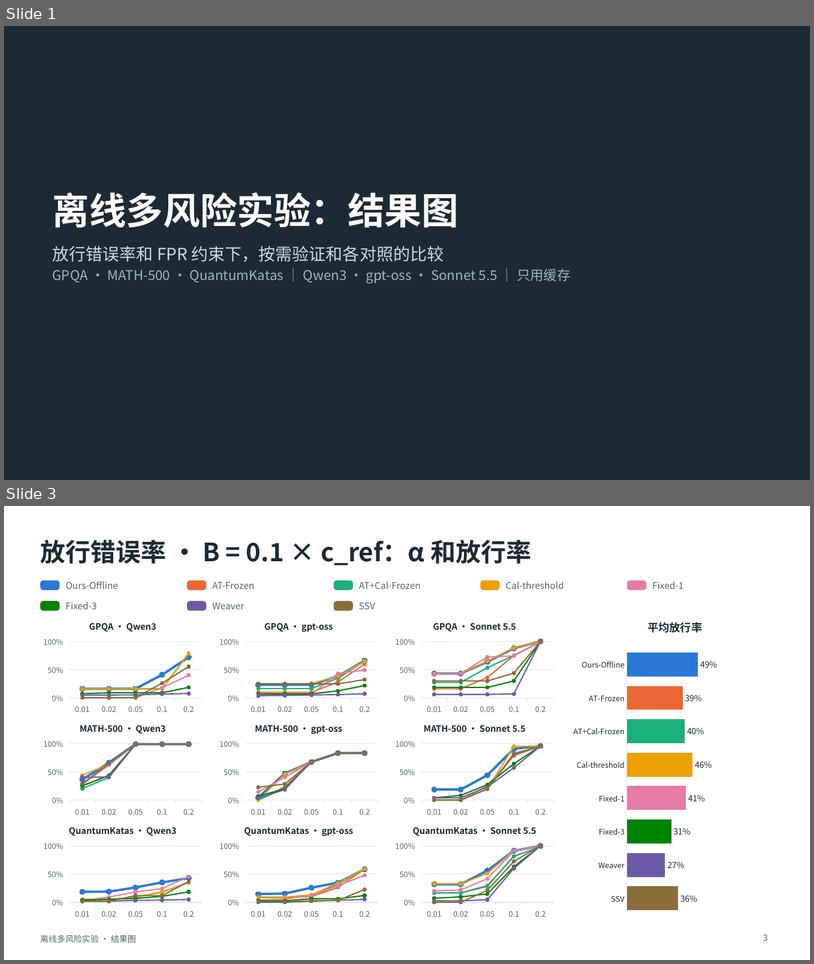
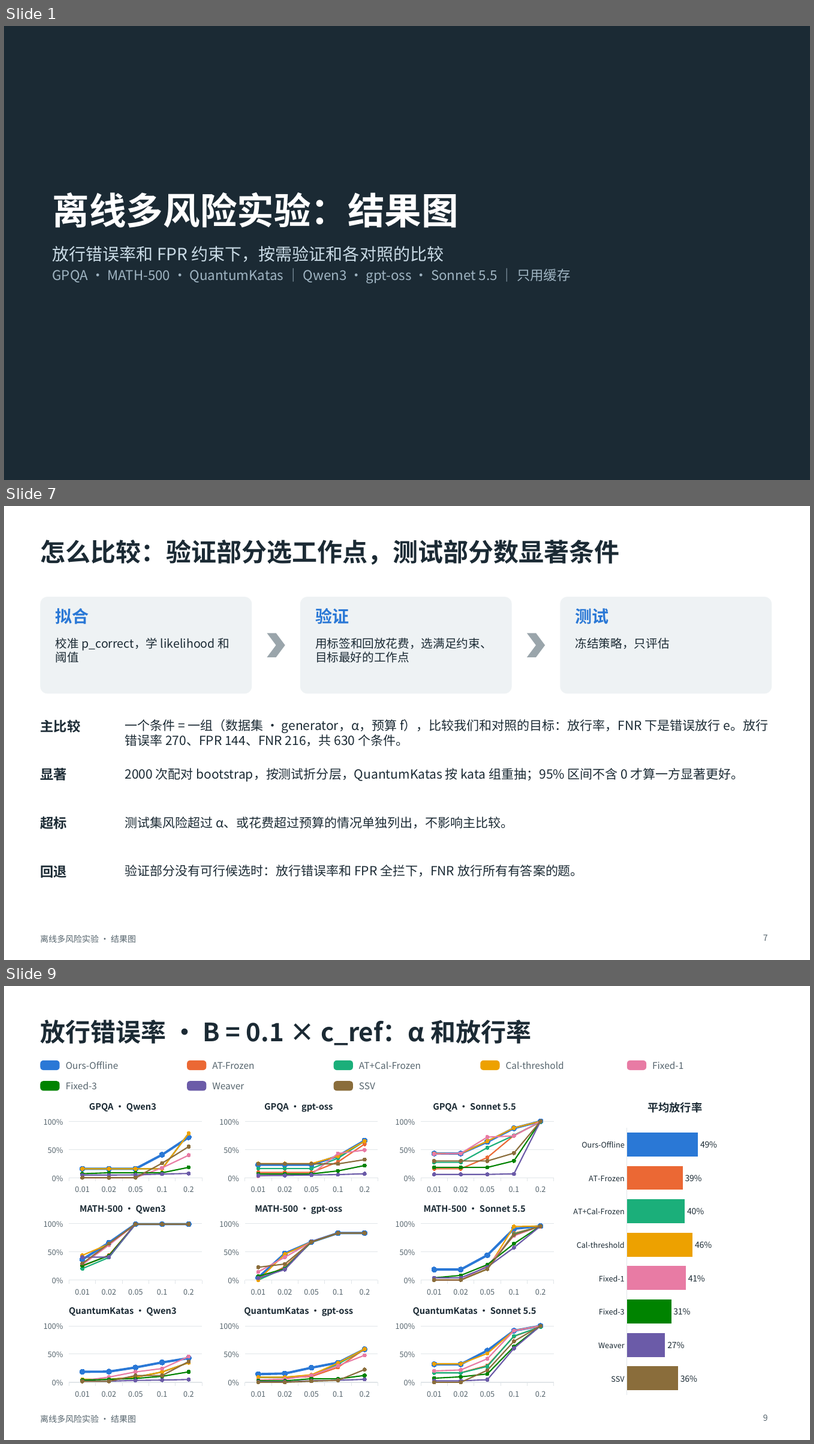
Before and after one commit to toz015/verification_generation_experiment, a slide deck: reports/offline_multirisk_20261118_calibrated/deck_graphs/离线多风险实验_结果图.pptx. Shown one above the other, each under a label of ours: slides 1 and 3 before the commit, slides 1, 7 and 9 after it; the slides between them are not shown. The pictures are 814x964 and 814x1444 pixels, drawn with LibreOffice and Linux fonts; fonts in the diff are those of the drawing. Boxes give left, top, right and bottom in pixels: in the first picture for what was removed or moved away, otherwise in the second. Text is boxed around its words. In the diff, an @@ line names an element or a change of style, - is before the commit and + after.

```diff
--- a/reports/offline_multirisk_20261118_calibrated/deck_graphs/离线多风险实验_结果图.pptx
+++ b/reports/offline_multirisk_20261118_calibrated/deck_graphs/离线多风险实验_结果图.pptx
@@ slide 7 added at (x1=4, y1=506, x2=810, y2=960), background #FFFFFF; not listed: 1 template element that a slide beside it also shows @@
@@ title added at (x1=40, y1=540, x2=620, y2=565), 30 pt, text #1B2A34, bold @@
+怎么比较：验证部分选工作点，测试部分数显著条件
@@ rounded rectangle added at (x1=40, y1=597, x2=252, y2=694), fill #EEF2F4 @@
@@ text added at (x1=56, y1=608, x2=89, y2=624), 20 pt, text #2A78D6, bold @@
+拟合
@@ rounded rectangle added at (x1=300, y1=597, x2=512, y2=694), fill #EEF2F4 @@
@@ text added at (x1=315, y1=608, x2=349, y2=624), 20 pt, text #2A78D6, bold @@
+验证
@@ rounded rectangle added at (x1=561, y1=597, x2=772, y2=694), fill #EEF2F4 @@
@@ text added at (x1=576, y1=608, x2=609, y2=624), 20 pt, text #2A78D6, bold @@
+测试
@@ text added at (x1=56, y1=637, x2=230, y2=663), 14 pt, text #1B2A34 @@
+校准 p_correct，学 likelihood 和阈值
@@ chevron added at (x1=267, y1=633, x2=285, y2=657), fill #9AA5AB @@
@@ text added at (x1=315, y1=637, x2=492, y2=663), 14 pt, text #1B2A34 @@
+用标签和回放花费，选满足约束、目标最好的工作点
@@ chevron added at (x1=527, y1=633, x2=545, y2=657), fill #9AA5AB @@
@@ text added at (x1=576, y1=637, x2=670, y2=649), 14 pt, text #1B2A34 @@
+冻结策略，只评估
@@ text added at (x1=40, y1=720, x2=80, y2=732), 16 pt, text #1B2A34, bold @@
+主比较
@@ text added at (x1=125, y1=719, x2=768, y2=746), 15 pt, text #1B2A34 @@
+一个条件 = 一组（数据集 · generator，α，预算 f），比较我们和对照的目标：放行率，FNR 下是错误放行 e。放行错误率 270、FPR 144、FNR 216，共 630 个条件。
@@ text added at (x1=40, y1=768, x2=67, y2=780), 16 pt, text #1B2A34, bold @@
+显著
@@ text added at (x1=125, y1=768, x2=744, y2=781), 15 pt, text #1B2A34 @@
+2000 次配对 bootstrap，按测试折分层，QuantumKatas 按 kata 组重抽；95% 区间不含 0 才算一方显著更好。
@@ text added at (x1=40, y1=816, x2=67, y2=829), 16 pt, text #1B2A34, bold @@
+超标
@@ text added at (x1=125, y1=816, x2=513, y2=828), 15 pt, text #1B2A34 @@
+测试集风险超过 α、或花费超过预算的情况单独列出，不影响主比较。
@@ text added at (x1=40, y1=865, x2=67, y2=877), 16 pt, text #1B2A34, bold @@
+回退
@@ text added at (x1=125, y1=864, x2=584, y2=876), 15 pt, text #1B2A34 @@
+验证部分没有可行候选时：放行错误率和 FPR 全拦下，FNR 放行所有有答案的题。
@@ page number added at (x1=764, y1=934, x2=768, y2=940), 10 pt, text #55646D @@
+7
@@ what was slide 3 is now slide 9 @@
@@ page number at (x1=764, y1=1414, x2=768, y2=1420): text changed @@
-3
+9
```
Also in this commit, not shown: 1 slide changed, 5 other slides added, 1 other file.
